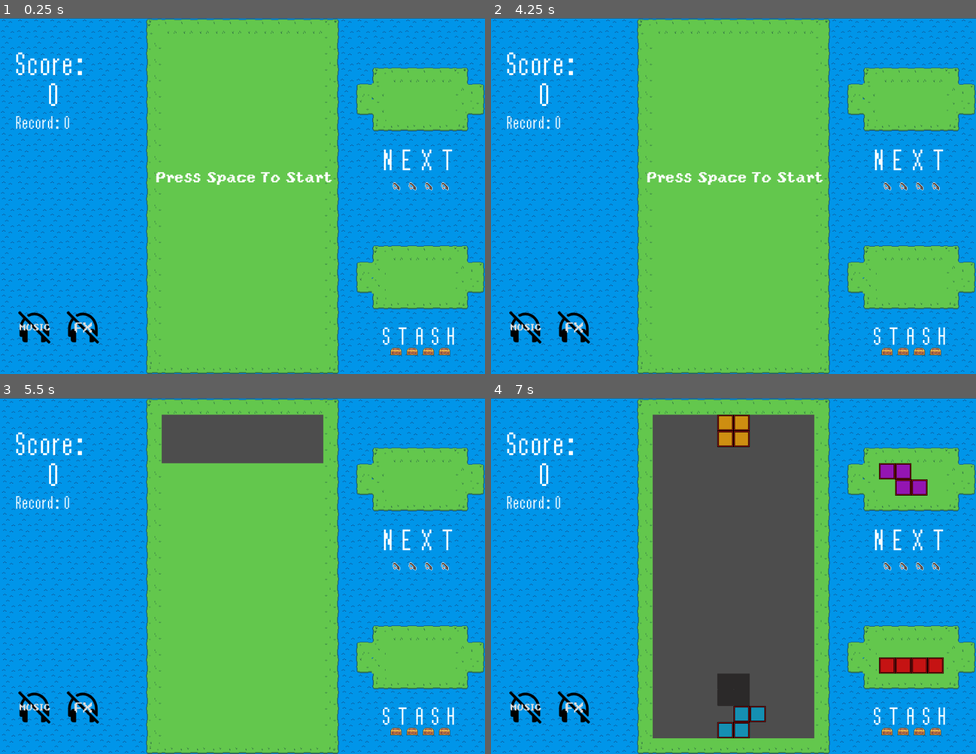
Above: before the commit, frames 1-4 (two rows, left to right).
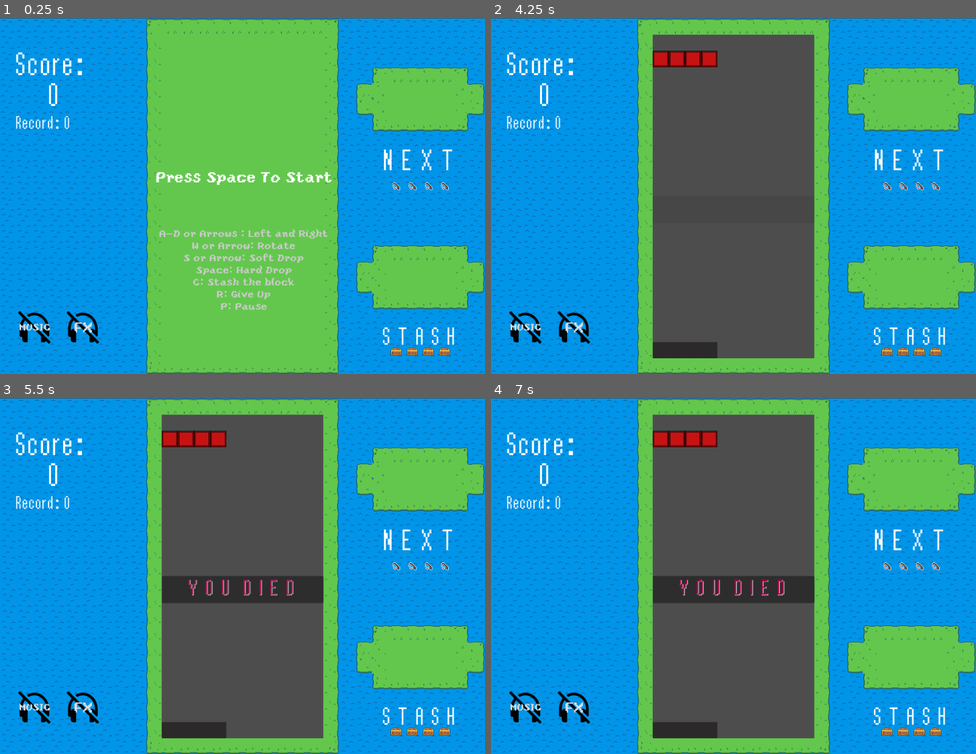
Above: after the commit, the same moments.

Repository: Schumert/Tetris
Game: Godot game, scene res://main.tscn
Two runs of this game, one before a commit and one after it. Both use one fixed random seed, a clock stepped at 60 frames per second and the inputs below.
Inputs:
- Up to frame 1 (0.25 s): no input
- Up to frame 2 (4.25 s): tap Space (land_instant) at 0.5, 1.25, 2.1 s; hold Right (ui_right) 0.53-1.28 s; tap C (change_block) at 0.6, 1.35, 2.3, 2.85, 3.6 s; hold Down (ui_down) 1.28-2.03 s; hold Right (ui_right) 2.03-2.78 s; hold Up (ui_up) 2.78-3.53 s; hold Left (ui_left) from 3.53 s (still down); tap R (restart) at 4.15 s
- Up to frame 3 (5.5 s): tap Space (land_instant) at 4.25, 4.35, 5 s; tap C (change_block) at 4.55, 5.1 s; release Left (ui_left) at 5.03 s; hold Down (ui_down) from 5.03 s (still down)
- Up to frame 4 (7 s): release Down (ui_down) at 5.78 s; hold Right (ui_right) 5.78-6.53 s; tap C (change_block) at 5.85, 6.8 s; hold Up (ui_up) from 6.53 s (still down); tap Space (land_instant) at 6.6 s

The runs differ from the first frame. In frame 1, 1.3% of the frame differs, in the area x 32-68%, y 59-82%; in frame 2, 31%, in the area x 32-69%, y 4-96%; in frame 3, 27%; in frame 4, 6.8%.

Commit message:
final_ver

Diff:
--- a/Main.gd
+++ b/Main.gd
@@ -103,9 +103,9 @@
 
 	audio_ins = get_node("Audio")
 func _input(event):
-	if event.is_action_pressed("restart"):
+	if event.is_action_pressed("restart") and game_running:
 			save_score()
-			get_tree().reload_current_scene()
+			game_over()
 	if event.is_action_pressed("pause") and is_pause_avail:
 			pause_game()
 
@@ -116,7 +116,7 @@
 			audio_ins.rotate_sound()
 		if Input.is_action_just_pressed("change_block"):
 			stash_block()
-			$Audio/Stash.play()
+
 		if Input.is_action_just_pressed("land_instant"):
 			land_instant()
 			audio_ins.land_instant_sound()
@@ -182,7 +182,6 @@
 	stash_piece_type = null
 	piece_type = pick_piece()
 	next_piece_type = pick_piece()
-	#stash_piece_type = -1
 	piece_atlas = Vector2i(shapes_full.find(piece_type) , 0)
 	next_piece_atlas = Vector2i(shapes_full.find(next_piece_type), 0)
 	ghost_piece_atlas = Vector2i(0, 1)
@@ -206,6 +205,7 @@
 		$Audio/LandSoft.play()
 		for jj in range(COL):
 			erase_cell(board_layer, Vector2i(jj + 1, ii + 1))
+
 
 	new_game()
 
@@ -315,14 +315,15 @@
 
 func check_rows():
 	var row = ROW
+
 	while row > 0:
 		var count = 0
 		for ii in range(COL):
 			if not is_free(Vector2i(ii + 1, row)):
 				count+=1
 		if count == COL:
+
 			shift_row(row)
-
 			$Audio/Splash.play()
 			line_clear += 1
 			speed += ACCEL
@@ -333,23 +334,24 @@
 	save_score()
 	load_score()
 	$CanvasLayer/Score.text = "Score:\n    %s" % [  score]
+
 func calculate_line_clear():
 	var reward = 0
 
 	if line_clear == 1:
 		reward = 100
-		Global.camera.shake(0.2,3)
+		Global.camera.shake(0.3,5)
 		show_gained_point("SINGLE\n 100")
 	elif line_clear == 2:
 		reward = 400
-		Global.camera.shake(0.2,5)
+		Global.camera.shake(0.3,7)
 		show_gained_point("DOUBLE\n 400")
 	elif line_clear == 3:
 		reward = 900
-		Global.camera.shake(0.2,7)
+		Global.camera.shake(0.3,8)
 		show_gained_point("TRIPLE\n 900")
 	elif line_clear == 4:
-		Global.camera.shake(0.2,10)
+		Global.camera.shake(0.3,10)
 		reward = 2000
 		show_gained_point("TETRIS\n 2000")
 
@@ -367,6 +369,8 @@
 			else:
 				set_cell(board_layer, Vector2i(col + 1, row), tile_id, atlas)
 		row-=1
+
+
 
 func can_move(dir):
 	var result = true
@@ -410,21 +414,6 @@
 			cr = false
 	return cr
 
-func check_game_over():
-	for ii in active_piece:
-		if not is_free(ii + cur_pos + Vector2i.DOWN):
-			game_running = false
-			set_board_layer()
-
-			clean_panel()
-			clean_stash_panel()
-
-			save_score()
-			$Audio/Korobeiniki.stop()
-			$Audio/GameOver.play()
-			show_you_died()
-
-
 func clear_board():
 	for ii in range(ROW):
 		for jj in range(COL):
@@ -483,7 +472,7 @@
 
 		if stash_piece_type == null:
 
-
+			print("girdim")
 			piece_type = next_piece_type
 			piece_atlas = next_piece_atlas
 
@@ -501,6 +490,10 @@
 		draw_piece(stash_piece_type[0], Vector2i(15, 15), stash_piece_atlas)
 
 		is_block_change_used = true
+
+
+
+		$Audio/Stash.play()
 
 		clean_panel()
 		clear_piece()
@@ -566,3 +559,22 @@
 	for ii in range(ROW):
 		for jj in range(COL):
 			erase_cell(ghost_layer, Vector2i(jj + 1, ii + 1))
+
+
+func game_over():
+	game_running = false
+	is_block_change_used = false
+	set_board_layer()
+
+	clean_panel()
+	clean_stash_panel()
+
+	save_score()
+	$Audio/Korobeiniki.stop()
+	$Audio/GameOver.play()
+	show_you_died()
+
+func check_game_over():
+	for ii in active_piece:
+		if not is_free(ii + cur_pos + Vector2i.DOWN):
+			game_over()
--- a/MainMenu.tscn
+++ b/MainMenu.tscn
@@ -14,3 +14,22 @@
 text = "Press Space To Start"
 horizontal_alignment = 1
 vertical_alignment = 1
+
+[node name="Label2" type="Label" parent="."]
+offset_left = 192.0
+offset_top = 416.0
+offset_right = 772.0
+offset_bottom = 470.0
+theme_override_colors/font_color = Color(0.796078, 0.796078, 0.796078, 1)
+theme_override_fonts/font = ExtResource("1_751wt")
+theme_override_font_sizes/font_size = 20
+text = "A-D or Arrows : Left and Right
+W or Arrow: Rotate
+S or Arrow: Soft Drop
+Space: Hard Drop
+C: Stash the block
+R: Give Up
+P: Pause
+"
+horizontal_alignment = 1
+vertical_alignment = 1
--- a/main.tscn
+++ b/main.tscn
@@ -256,6 +256,7 @@
 
 [node name="YouDied" type="Label" parent="CanvasLayer/Panel"]
 modulate = Color(1, 1, 1, 0)
+layout_mode = 0
 offset_left = 32.0
 offset_top = 7.10657
 offset_right = 288.0
--- a/main_menu.gd
+++ b/main_menu.gd
@@ -13,11 +13,15 @@
 func hide_slowly():
 	var tween = create_tween()
 	var text = $Label
+	var text2 = $Label2
 
 	tween.tween_property(text, "modulate",Color.TRANSPARENT, 1)
+	tween.parallel().tween_property(text2, "modulate",Color.TRANSPARENT, 1)
 
 func show_slowly():
 	var tween = create_tween()
 	var text = $Label
+	var text2 = $Label2
 
 	tween.tween_property(text, "modulate",Color.ALICE_BLUE, 1)
+	tween.parallel().tween_property(text2, "modulate",Color.ALICE_BLUE, 1)
